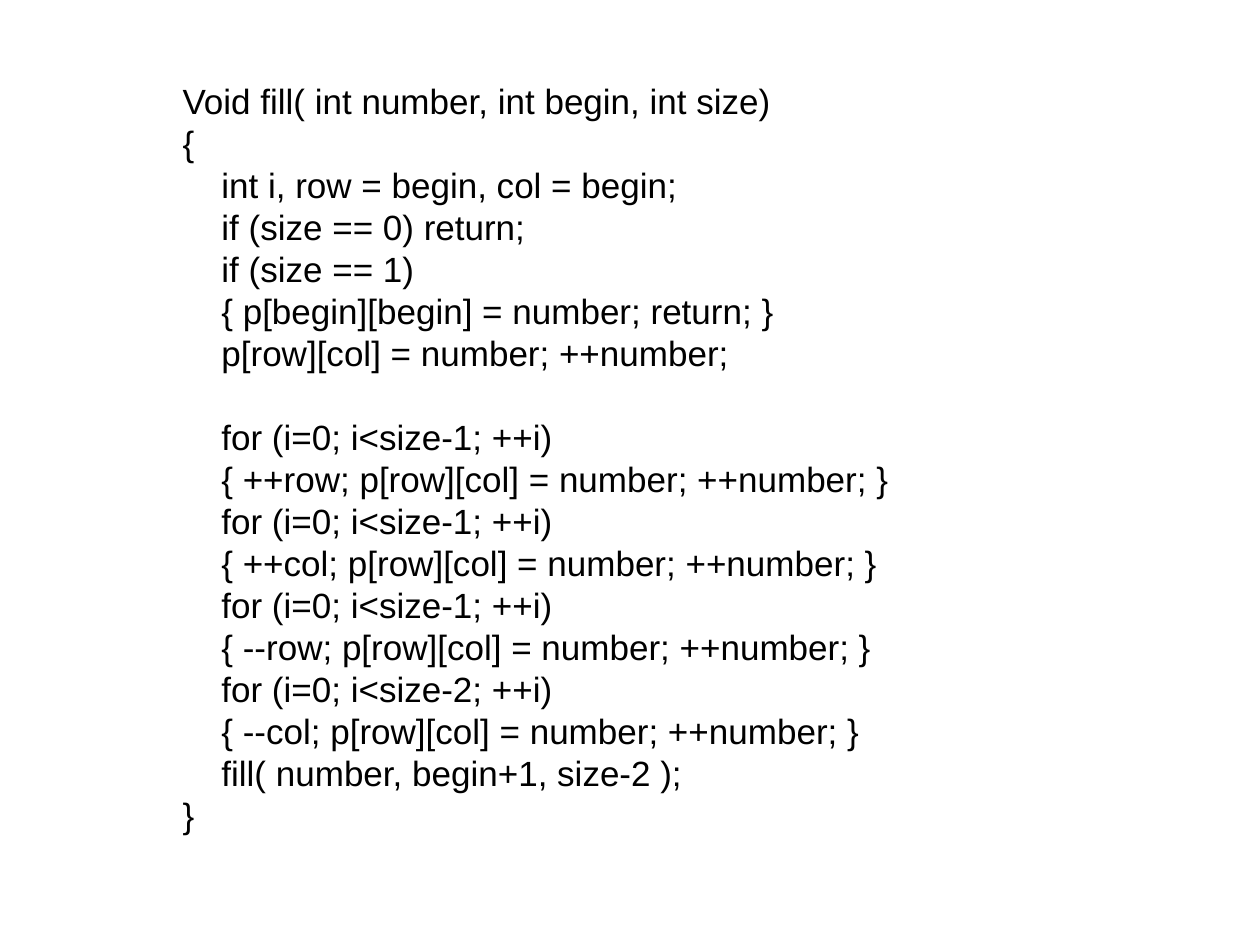
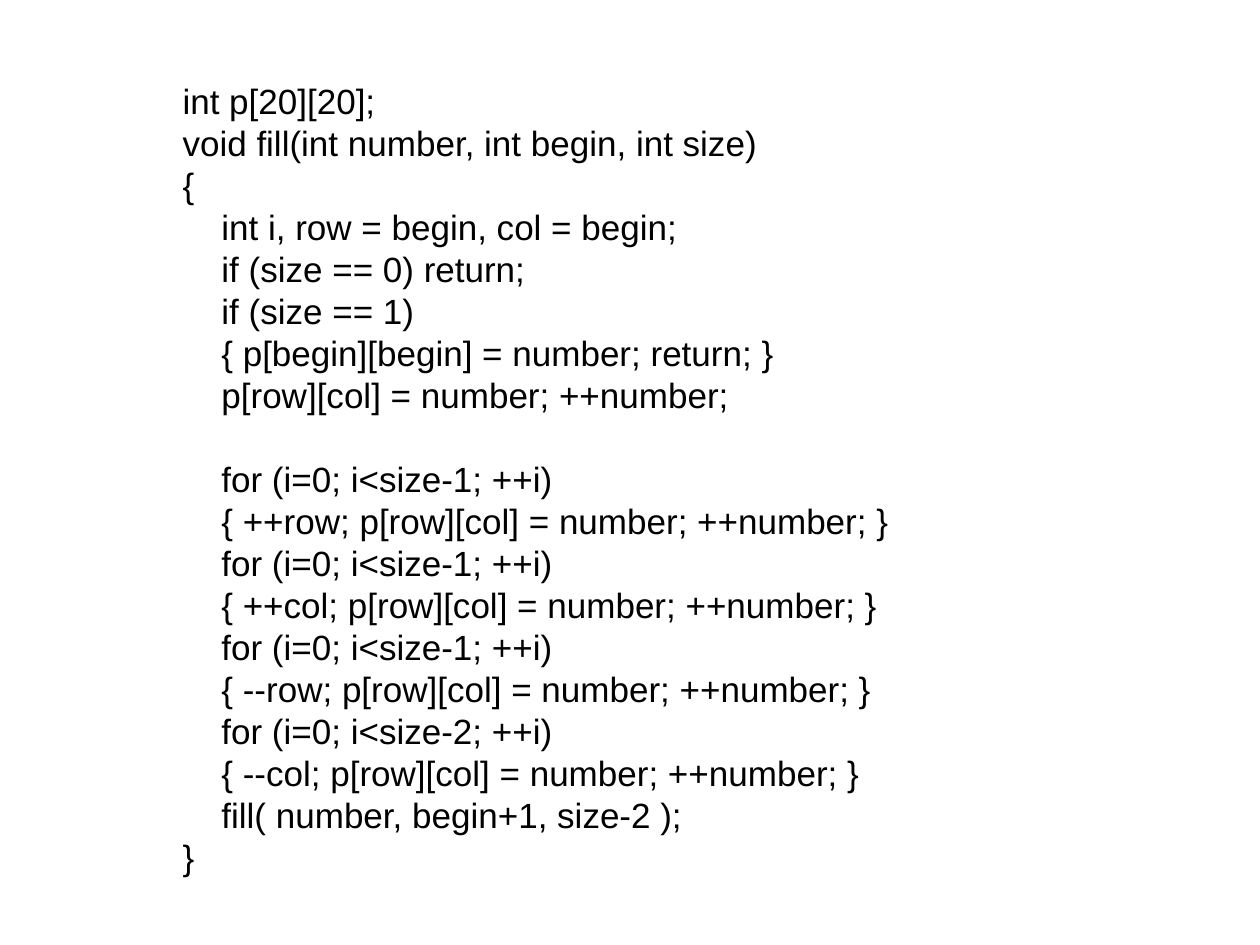
Before and after one commit to wwuhn/wwuhn.github.io, a slide deck: slide 90 of bookspcClassic/C++程序设计翁惠玉/6过程封装－函数（回溯法、分治法、动态规划）.ppt. Drawn at 1260x945 pixels with LibreOffice and Linux fonts; fonts in the diff are those of the drawing. Boxes give left, top, right and bottom in pixels: in the first picture for what was removed or moved away, otherwise in the second. Text is boxed around its words. In the diff, an @@ line names an element or a change of style, - is before the commit and + after.

```diff
--- a/bookspcClassic/C++程序设计翁惠玉/6过程封装－函数（回溯法、分治法、动态规划）.ppt
+++ b/bookspcClassic/C++程序设计翁惠玉/6过程封装－函数（回溯法、分治法、动态规划）.ppt
@@ text at (183, 88, 757, 163): text changed @@
-Void fill( int number, int begin, int size)
+int p[20][20];
+void fill(int number, int begin, int size)
```
Also in this commit, not shown: 20 other slides changed, 5 other files.
